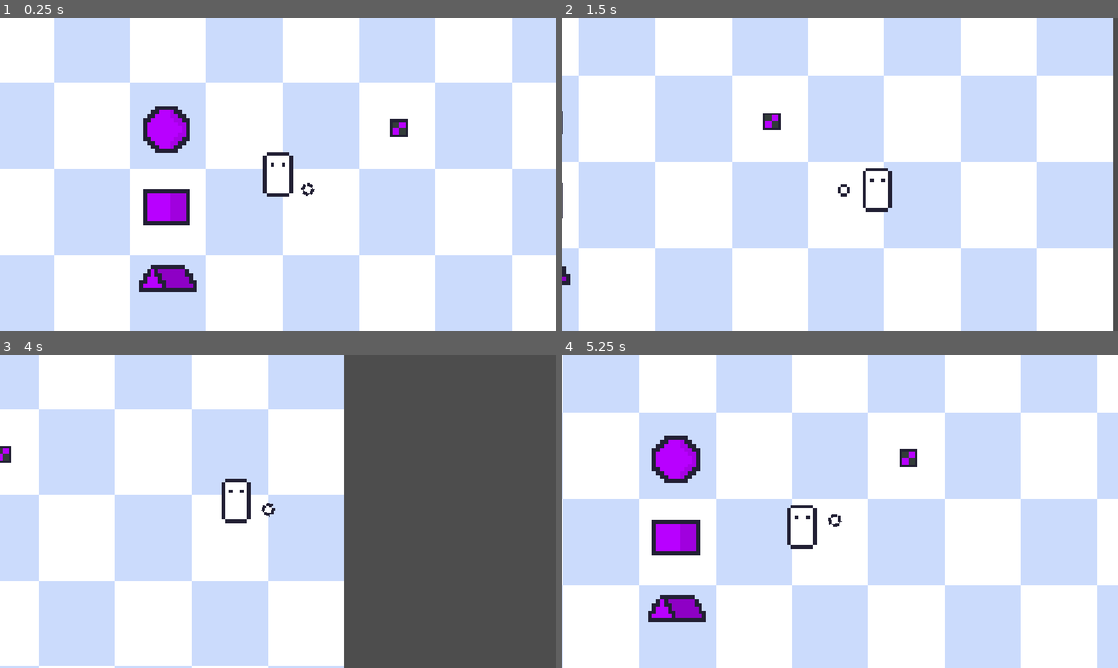
Above: before the commit, frames 1-4 (two rows, left to right).
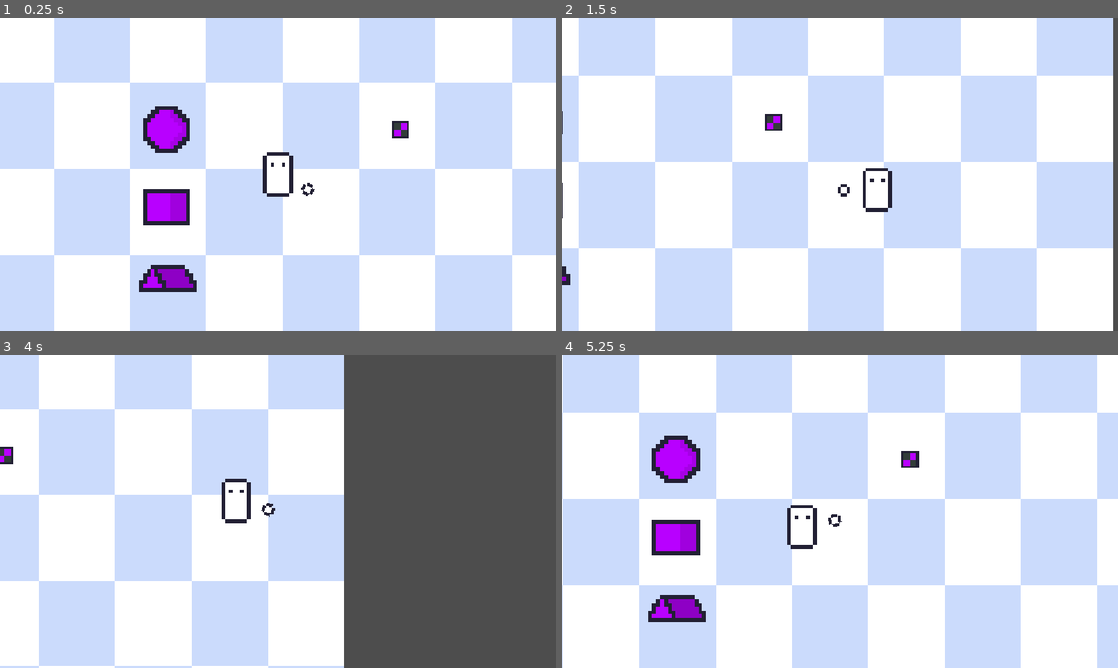
Above: after the commit, the same moments.

Repository: J-mikyas/Dreadmire
Game: Godot game, scene res://Assets/Scenes/Levels/Debug.tscn
The game is run twice, just before and just after one commit, with the same random seed, the same clock (stepped at 60 frames per second) and the same inputs.
Inputs (mouse positions are in pixels of both pictures, inside the frame that each line leads up to):
- Up to frame 1 (0.25 s): no input
- Up to frame 2 (1.5 s): tap Enter at 0.5 s; move the mouse to (962, 158) at 0.52 s; hold D (right) 0.53-1.28 s; hold E 0.53-1.28 s; move the mouse to (728, 190) at 1.27 s; hold S (down) from 1.28 s (still down); tap E at 1.35 s
- Up to frame 3 (4 s): move the mouse to (333, 442) at 2.02 s; release S (down) at 2.03 s; hold D (right) 2.03-2.78 s; hold E 2.03-2.78 s; move the mouse to (250, 574) at 2.77 s; hold W (up) 2.78-3.53 s; tap E at 2.85 s; move the mouse to (444, 558) at 3.52 s; hold A (left) from 3.53 s (still down); hold E from 3.53 s (still down)
- Up to frame 4 (5.25 s): move the mouse to (673, 464) at 4.27 s; release E at 4.28 s; tap E at 4.35 s; move the mouse to (867, 511) at 5.02 s; release A (left) at 5.03 s; hold S (down) from 5.03 s (still down); hold E from 5.03 s (still down)

The runs differ from the first frame. In frame 1, 0.1% of the frame differs, in the area x 70-74%, y 32-39%; in frame 2, 0.1%; in frame 3, less than 0.1%; in frame 4, 0.1%.

Commit message:
Feat: Add simple player invintory system.

Diff:
--- a/Assets/Code/Characters/player.gd
+++ b/Assets/Code/Characters/player.gd
@@ -30,6 +30,13 @@
 
 	move_and_slide()
 
-#TODO: add player inv system here
-func _ready() -> void:
-	pass
+# \\ Invintory System //
+
+var invintory: Array
+
+func append_item(Item_Name:String) -> void:
+	invintory.append(Item_Name)
+	print(invintory)
+
+func remove_item(Item_Name:String) -> void:
+	invintory.erase(Item_Name)
--- a/Assets/Code/Objects/Items/Classes/item.gd
+++ b/Assets/Code/Objects/Items/Classes/item.gd
@@ -1,16 +1,15 @@
 class_name Item
 extends Area2D
 
-var Item_Name : String
+@export var Item_Name : String
 @onready var label: Label = $Label
 var can_PickUp: bool = false
 var Current_Body: Player
 
 
 func PickUp(player:Player):
-	#TODO: add item to player inv here
-
-	print("You picked up an item.")
+	player.append_item(Item_Name)
+	print("You picked up item " + Item_Name + ".")
 	queue_free()
 
 
--- a/Assets/Scenes/Characters/Player.tscn
+++ b/Assets/Scenes/Characters/Player.tscn
@@ -6,7 +6,7 @@
 
 [sub_resource type="CapsuleShape2D" id="CapsuleShape2D_3yigi"]
 radius = 15.999996
-height = 51.998592
+height = 46.001385
 
 [node name="Player" type="CharacterBody2D" unique_id=1130819150]
 script = ExtResource("1_7elgb")
--- a/Assets/Scenes/Levels/Debug.tscn
+++ b/Assets/Scenes/Levels/Debug.tscn
@@ -24,7 +24,7 @@
 y_sort_enabled = true
 
 [node name="Test_Item" parent="Level" unique_id=1955668158 instance=ExtResource("6_kbki0")]
-position = Vector2(817, 239)
+position = Vector2(820, 242)
 
 [node name="Player" parent="Level" unique_id=1130819150 instance=ExtResource("2_fwket")]
 position = Vector2(566, 335)
--- a/Assets/Scenes/Tmp/test_item.tscn
+++ b/Assets/Scenes/Tmp/test_item.tscn
@@ -4,6 +4,7 @@
 [ext_resource type="Texture2D" uid="uid://dqtqrbh5r3dsa" path="res://Assets/Sprites/Tmp/test_item.png" id="2_wd636"]
 
 [node name="Test_Item" unique_id=1955668158 instance=ExtResource("1_nicve")]
+Item_Name = "test_item"
 
 [node name="Sprite2D" parent="." index="1" unique_id=1374943324]
 scale = Vector2(4.4873166, 4.4873166)
